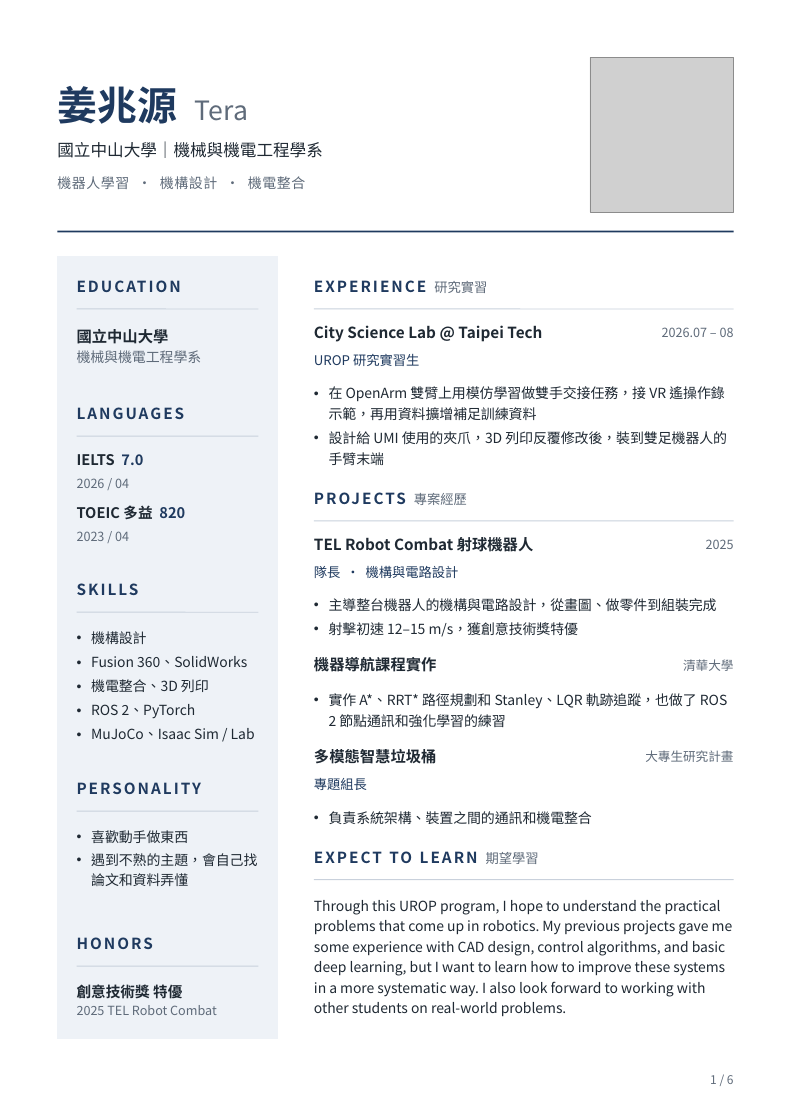
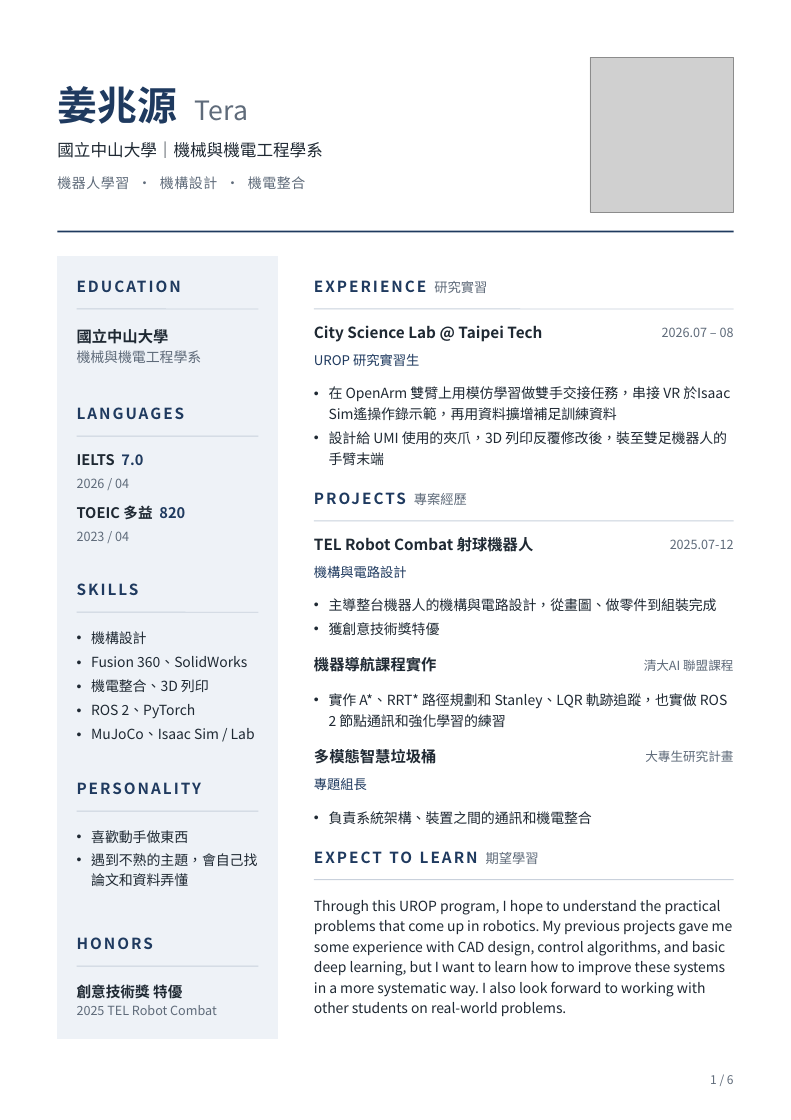
Before and after one commit to tera0406/tera.github.io, a slide deck: slide 1 of CV_updated.pptx. Drawn at 791x1120 pixels with LibreOffice and Linux fonts; fonts in the diff are those of the drawing; grey boxes stand for pictures. Boxes give left, top, right and bottom in pixels: in the first picture for what was removed or moved away, otherwise in the second. Text is boxed around its words. In the diff, an @@ line names an element or a change of style, - is before the commit and + after.

```diff
--- a/CV_updated.pptx
+++ b/CV_updated.pptx
@@ text at box(329, 386, 730, 465): text changed @@
-• 在 OpenArm 雙臂上用模仿學習做雙手交接任務，接 VR 遙操作錄示範，再用資料擴增補足訓練資料
-• 設計給 UMI 使用的夾爪，3D 列印反覆修改後，裝到雙足機器人的手臂末端
+• 在 OpenArm 雙臂上用模仿學習做雙手交接任務，串接 VR 於Isaac Sim遙操作錄示範，再用資料擴增補足訓練資料
+• 設計給 UMI 使用的夾爪，3D 列印反覆修改後，裝至雙足機器人的手臂末端
@@ text at box(670, 539, 734, 549): text changed @@
-2025
+2025.07-12
@@ text at box(314, 566, 407, 578): text changed @@
-隊長 · 機構與電路設計
+機構與電路設計
@@ text at box(329, 622, 440, 635): text changed @@
-• 射擊初速 12–15 m/s，獲創意技術獎特優
+• 獲創意技術獎特優
@@ text at box(644, 659, 733, 671): text changed @@
-清華大學
+清大AI 聯盟課程
@@ text at box(329, 693, 727, 727): text changed @@
-• 實作 A*、RRT* 路徑規劃和 Stanley、LQR 軌跡追蹤，也做了 ROS 2 節點通訊和強化學習的練習
+• 實作 A*、RRT* 路徑規劃和 Stanley、LQR 軌跡追蹤，也實做 ROS 2 節點通訊和強化學習的練習
```
Also in this commit, not shown: 3 other slides changed.
